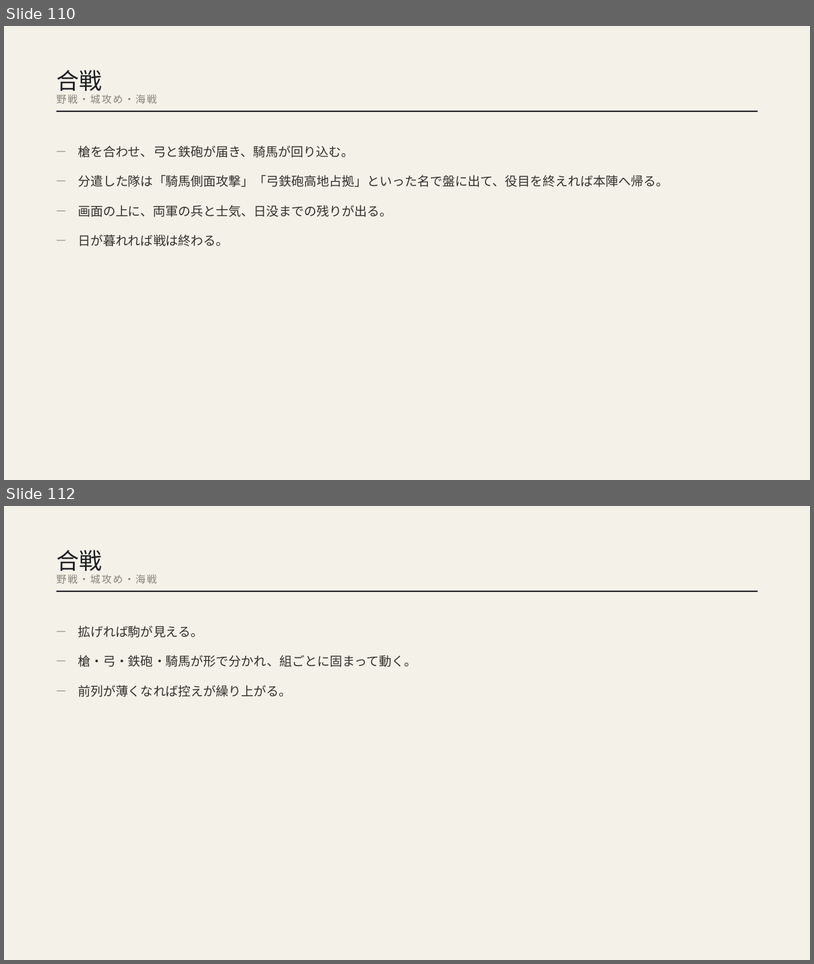
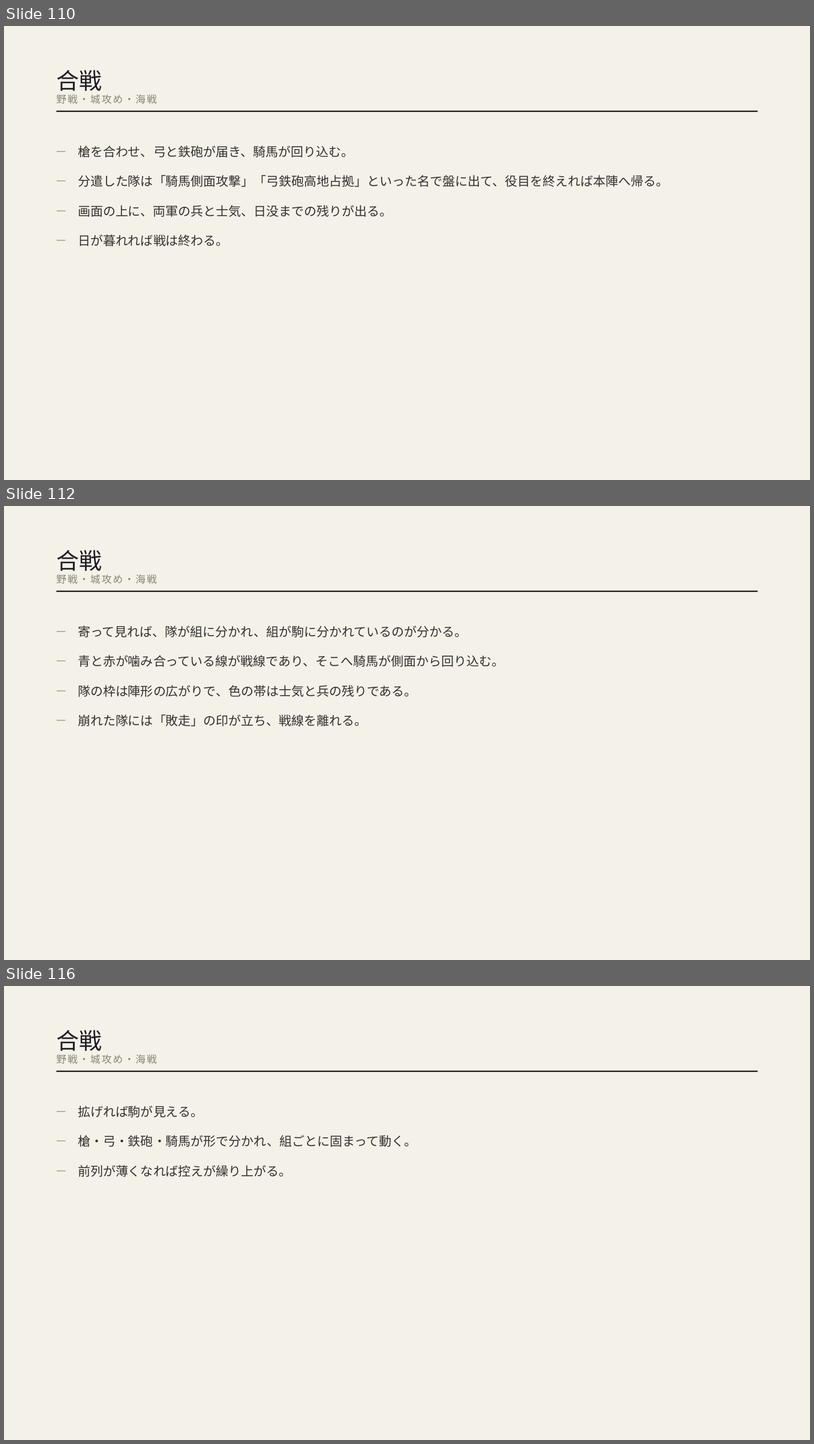
Before and after one commit to Jun19830408/SengokuProject, a slide deck: dist/センゴク盤_紹介資料.pptx. Shown one above the other, each under a label of ours: slides 110 and 112 before the commit, slides 110, 112 and 116 after it; the slides between them are not shown. The pictures are 814x964 and 814x1444 pixels, drawn with LibreOffice and Linux fonts; fonts in the diff are those of the drawing. Boxes give left, top, right and bottom in pixels: in the first picture for what was removed or moved away, otherwise in the second. Text is boxed around its words. In the diff, an @@ line names an element or a change of style, - is before the commit and + after.

```diff
--- a/dist/センゴク盤_紹介資料.pptx
+++ b/dist/センゴク盤_紹介資料.pptx
@@ slide 112 added at (x1=4, y1=506, x2=810, y2=960), background #F4F1E8 @@
@@ text added at (x1=56, y1=550, x2=102, y2=575), 27 pt, text #1C1E22 @@
+合戦
@@ text added at (x1=56, y1=574, x2=157, y2=583), 12 pt, text #8A8478 @@
+野戦・城攻め・海戦
@@ rectangle added at (x1=57, y1=591, x2=758, y2=592), fill #1C1E22 @@
@@ text added at (x1=57, y1=619, x2=75, y2=636), 13 pt, text #8A8478 @@
+—
@@ text added at (x1=78, y1=625, x2=467, y2=637), 15 pt, text #33312E @@
+寄って見れば、隊が組に分かれ、組が駒に分かれているのが分かる。
@@ text added at (x1=57, y1=649, x2=75, y2=666), 13 pt, text #8A8478 @@
+—
@@ text added at (x1=78, y1=655, x2=505, y2=667), 15 pt, text #33312E @@
+青と赤が噛み合っている線が戦線であり、そこへ騎馬が側面から回り込む。
@@ text added at (x1=57, y1=678, x2=75, y2=696), 13 pt, text #8A8478 @@
+—
@@ text added at (x1=78, y1=685, x2=417, y2=697), 15 pt, text #33312E @@
+隊の枠は陣形の広がりで、色の帯は士気と兵の残りである。
@@ text added at (x1=57, y1=708, x2=75, y2=725), 13 pt, text #8A8478 @@
+—
@@ text added at (x1=78, y1=714, x2=368, y2=726), 15 pt, text #33312E @@
+崩れた隊には「敗走」の印が立ち、戦線を離れる。
@@ what was slide 112 is now slide 116 @@
```
Also in this commit, not shown: 3 other slides added, 51 other files.
